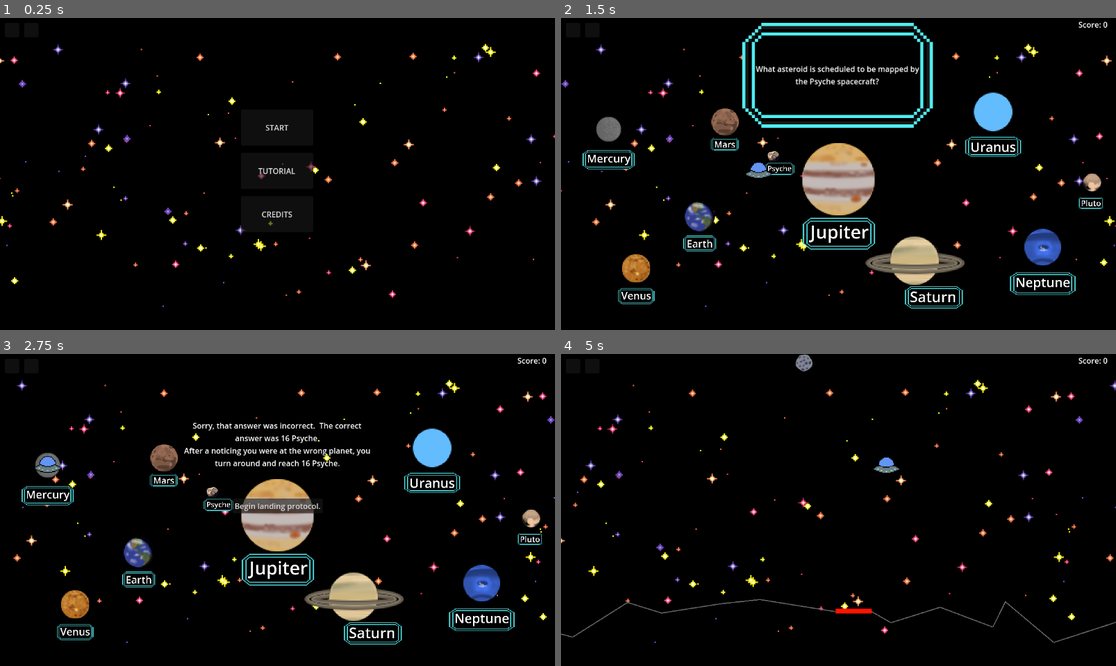
Above: before the commit, frames 1-4 (two rows, left to right).
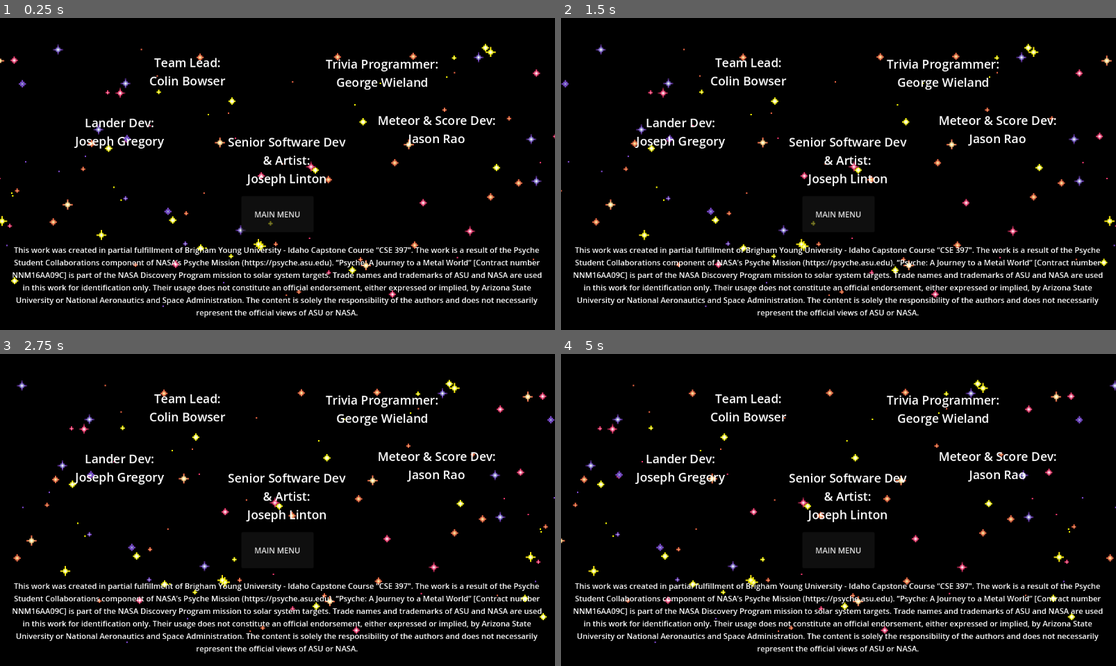
Above: after the commit, the same moments.

Repository: MissionToPsyche-Iridium/iridium_21k_web_game-byu-i
Game: Godot game, scene res://main.tscn
Two runs of this game, one before a commit and one after it. Both use one fixed random seed, a clock stepped at 60 frames per second and the inputs below.
Inputs (mouse positions are in pixels of both pictures, inside the frame that each line leads up to):
- Up to frame 1 (0.25 s): no input
- Up to frame 2 (1.5 s): click (838, 127) at 0.5 s, where only the run before the commit has a clickable "START"; click (760, 170) at 1.25 s, where only the run before the commit has a clickable "EASY"
- Up to frame 3 (2.75 s): move the mouse to (49, 466) at 2.02 s; hold Right (ui_right) from 2.03 s (still down); hold A (A) from 2.03 s (still down); click (49, 466) at 2.17 s; tap D (D) at 2.3 s
- Up to frame 4 (5 s): release Right (ui_right) at 2.75 s; release A (A) at 2.75 s; click (838, 506) at 2.75 s, where only the run before the commit has a clickable "Begin landing protocol."; move the mouse to (727, 525) at 3.52 s; hold Left (ui_left) 3.53-4.28 s; tap D (D) at 3.6 s; tap W (W) at 3.8 s; move the mouse to (894, 441) at 4.27 s; hold Right (ui_right) from 4.28 s (still down); hold W (W) from 4.28 s (still down); tap A (A) at 4.55 s

The runs differ from the first frame. In frame 1, 7.4% of the frame differs, in the area x 2-98%, y 12-96%; in frame 2, 18%, in the area x 2-99%, y 1-96%; in frame 3, 16%; in frame 4, 7.9%.

Commit message:
one more update

Diff:
--- a/SpaceShuttle/start.tscn
+++ b/SpaceShuttle/start.tscn
@@ -12,6 +12,7 @@
 script = ExtResource("1_1ny8t")
 
 [node name="startButton" type="Button" parent="."]
+visible = false
 top_level = true
 offset_left = 500.0
 offset_top = 190.0
@@ -22,6 +23,7 @@
 text = "START"
 
 [node name="tutorialButton" type="Button" parent="."]
+visible = false
 top_level = true
 offset_left = 500.0
 offset_top = 280.0
@@ -30,6 +32,7 @@
 text = "TUTORIAL"
 
 [node name="creditsButton" type="Button" parent="."]
+visible = false
 top_level = true
 offset_left = 500.0
 offset_top = 370.0
@@ -38,6 +41,7 @@
 text = "CREDITS"
 
 [node name="MusicButton" type="Button" parent="."]
+visible = false
 top_level = true
 offset_left = 10.0
 offset_top = 10.0
@@ -45,6 +49,7 @@
 offset_bottom = 40.0
 
 [node name="AudioButton" type="Button" parent="."]
+visible = false
 top_level = true
 offset_left = 50.0
 offset_top = 10.0
@@ -52,6 +57,7 @@
 offset_bottom = 40.0
 
 [node name="easyButton" type="Button" parent="."]
+visible = false
 top_level = true
 offset_left = 335.0
 offset_top = 280.0
@@ -60,6 +66,7 @@
 text = "EASY"
 
 [node name="mediumButton" type="Button" parent="."]
+visible = false
 top_level = true
 offset_left = 500.0
 offset_top = 280.0
@@ -68,6 +75,7 @@
 text = "MEDIUM"
 
 [node name="hardButton" type="Button" parent="."]
+visible = false
 top_level = true
 offset_left = 665.0
 offset_top = 280.0
@@ -136,15 +144,13 @@
 autowrap_mode = 2
 
 [node name="returnButton" type="Button" parent="."]
-visible = false
-offset_left = 500.0
+offset_left = 501.0
 offset_top = 370.0
-offset_right = 650.0
+offset_right = 651.0
 offset_bottom = 445.0
 text = "MAIN MENU"
 
 [node name="disclaimer" type="Label" parent="."]
-visible = false
 offset_left = 20.0
 offset_top = 470.0
 offset_right = 1130.0
@@ -160,19 +166,20 @@
 offset_right = 482.0
 offset_bottom = -322.0
 theme_override_font_sizes/font_size = 25
-text = "TEAM LEAD:
-COLIN BOWSER"
+text = "Team Lead:
+Colin Bowser"
 horizontal_alignment = 1
 
 [node name="seniorSD" type="Label" parent="disclaimer"]
 layout_mode = 0
-offset_left = 428.0
-offset_top = -187.0
-offset_right = 727.0
-offset_bottom = -114.0
-theme_override_font_sizes/font_size = 25
-text = "SOFTWARE DEVELOPER:
-JOSEPH LIPTON"
+offset_left = 450.0
+offset_top = -230.0
+offset_right = 701.0
+offset_bottom = -119.0
+theme_override_font_sizes/font_size = 25
+text = "Senior Software Dev
+& Artist:
+Joseph Linton"
 horizontal_alignment = 1
 
 [node name="sd1" type="Label" parent="disclaimer"]
@@ -182,8 +189,8 @@
 offset_right = 380.0
 offset_bottom = -197.0
 theme_override_font_sizes/font_size = 25
-text = "SOFTWARE DEVELOPER:
-JOSEPH GREGORY"
+text = "Lander Dev:
+Joseph Gregory"
 horizontal_alignment = 1
 
 [node name="sd2" type="Label" parent="disclaimer"]
@@ -193,8 +200,8 @@
 offset_right = 1036.0
 offset_bottom = -202.0
 theme_override_font_sizes/font_size = 25
-text = "SOFTWARE DEVELOPER:
-JASON RAO"
+text = "Meteor & Score Dev:
+Jason Rao"
 horizontal_alignment = 1
 
 [node name="sd3" type="Label" parent="disclaimer"]
@@ -204,8 +211,8 @@
 offset_right = 942.0
 offset_bottom = -319.0
 theme_override_font_sizes/font_size = 25
-text = "SOFTWARE DEVELOPER:
-GEORGE WIELAND"
+text = "Trivia Programmer:
+George Wieland"
 horizontal_alignment = 1
 
 [node name="ScoreLabel" type="Label" parent="."]
